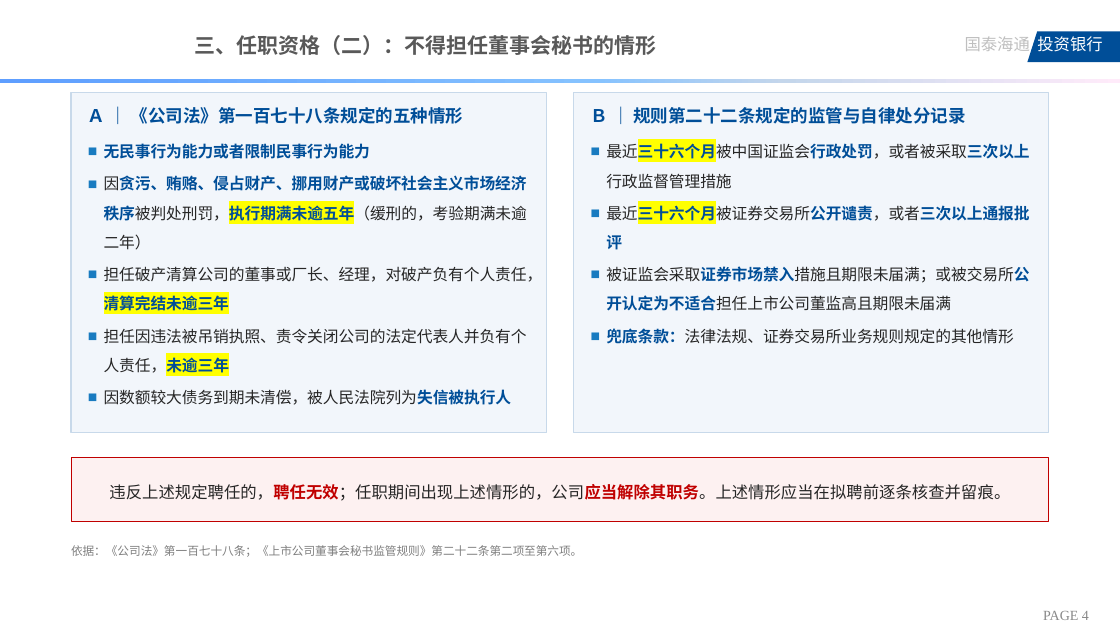
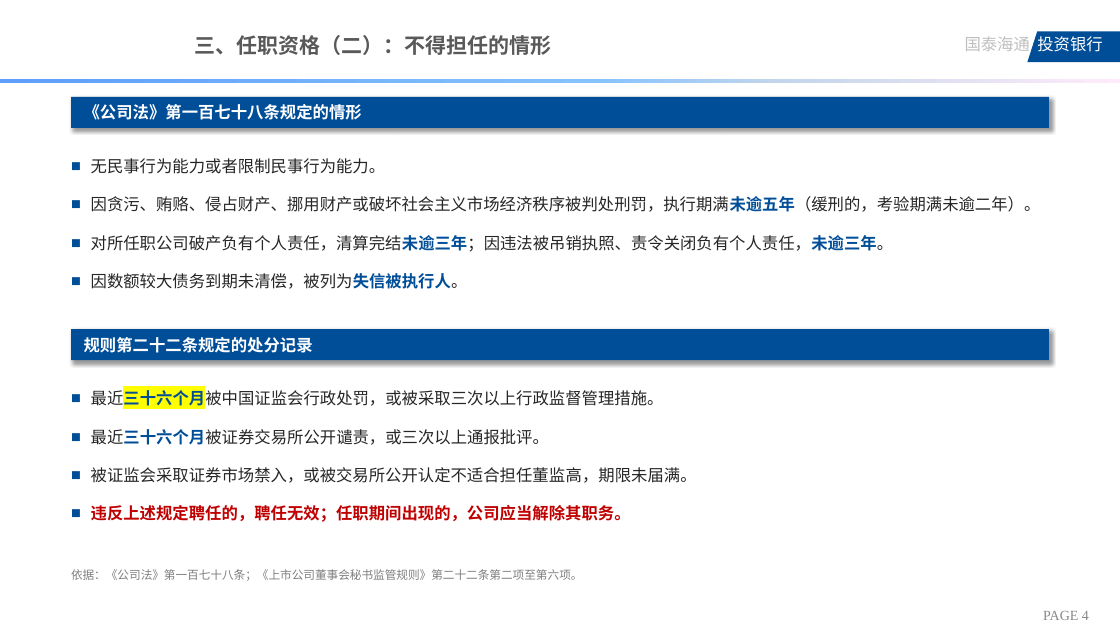
Before and after one commit to xid013-ux/JXD, a slide deck: slide 4 of output/上市公司董事会秘书选聘指引.pptx. Drawn at 1120x630 pixels with LibreOffice and Linux fonts; fonts in the diff are those of the drawing; background and template pictures are left out. Boxes give left, top, right and bottom in pixels: in the first picture for what was removed or moved away, otherwise in the second. Text is boxed around its words. In the diff, an @@ line names an element or a change of style, - is before the commit and + after.

```diff
--- a/output/上市公司董事会秘书选聘指引.pptx
+++ b/output/上市公司董事会秘书选聘指引.pptx
@@ text at bbox=[194, 35, 551, 55]: text changed @@
-三、任职资格（二）：不得担任董事会秘书的情形
+三、任职资格（二）：不得担任的情形
@@ rectangle added at bbox=[71, 97, 1049, 128], fill #004E98, 14 pt, text #FFFFFF, bold @@
+《公司法》第一百七十八条规定的情形
@@ rectangle removed at bbox=[574, 92, 1049, 433] @@
-Ｂ ｜ 规则第二十二条规定的监管与自律处分记录
-■ 最近三十六个月被中国证监会行政处罚，或者被采取三次以上行政监督管理措施
-■ 最近三十六个月被证券交易所公开谴责，或者三次以上通报批评
-■ 被证监会采取证券市场禁入措施且期限未届满；或被交易所公开认定为不适合担任上市公司董监高且期限未届满
-■ 兜底条款：法律法规、证券交易所业务规则规定的其他情形
@@ text "无民事行为能力或者限制民事行为能力。": place and size @@
-text "无民事行为能力或者限制民事行为能力。" at bbox=[71, 92, 547, 433]
+text "无民事行为能力或者限制民事行为能力。" at bbox=[91, 158, 1041, 289]
@@ text "无民事行为能力或者限制民事行为能力。" at bbox=[91, 158, 1041, 289]: fill #F2F6FB to none; outline #C8D9EA 1 pt to none @@
@@ text at bbox=[91, 158, 1041, 289]: text changed; size 13.5 to 14 pt @@
-Ａ ｜ 《公司法》第一百七十八条规定的五种情形
-■ 无民事行为能力或者限制民事行为能力
-■ 因贪污、贿赂、侵占财产、挪用财产或破坏社会主义市场经济秩序被判处刑罚，执行期满未逾五年（缓刑的，考验期满未逾二年）
-■ 担任破产清算公司的董事或厂长、经理，对破产负有个人责任，清算完结未逾三年
-■ 担任因违法被吊销执照、责令关闭公司的法定代表人并负有个人责任，未逾三年
-■ 因数额较大债务到期未清偿，被人民法院列为失信被执行人
+■ 无民事行为能力或者限制民事行为能力。
+■ 因贪污、贿赂、侵占财产、挪用财产或破坏社会主义市场经济秩序被判处刑罚，执行期满未逾五年（缓刑的，考验期满未逾二年）。
+■ 对所任职公司破产负有个人责任，清算完结未逾三年；因违法被吊销执照、责令关闭负有个人责任，未逾三年。
+■ 因数额较大债务到期未清偿，被列为失信被执行人。
@@ rectangle "规则第二十二条规定的处分记录": place and size @@
-rectangle "规则第二十二条规定的处分记录" at bbox=[71, 458, 1049, 523]
+rectangle "规则第二十二条规定的处分记录" at bbox=[71, 329, 1049, 360]
@@ rectangle "规则第二十二条规定的处分记录" at bbox=[71, 329, 1049, 360]: fill #FDF1F1 to #004E98; outline #C00000 0.75 pt to none; shadow on @@
@@ text in rectangle at bbox=[84, 337, 313, 353]: text changed; text colour #262626 to #FFFFFF; bold on @@
-违反上述规定聘任的，聘任无效；任职期间出现上述情形的，公司应当解除其职务。上述情形应当在拟聘前逐条核查并留痕。
+规则第二十二条规定的处分记录
@@ text added at bbox=[91, 388, 697, 522], 14 pt, text #262626 @@
+■ 最近三十六个月被中国证监会行政处罚，或被采取三次以上行政监督管理措施。
+■ 最近三十六个月被证券交易所公开谴责，或三次以上通报批评。
+■ 被证监会采取证券市场禁入，或被交易所公开认定不适合担任董监高，期限未届满。
+■ 违反上述规定聘任的，聘任无效；任职期间出现的，公司应当解除其职务。
@@ text "依据：《公司法》第一百七十八条；《上市公司董事会秘书监管规则》第二十二条第二项至第六项。": place and size @@
-text "依据：《公司法》第一百七十八条；《上市公司董事会秘书监管规则》第二十二条第二项至第六项。" at bbox=[71, 545, 582, 557]
+text "依据：《公司法》第一百七十八条；《上市公司董事会秘书监管规则》第二十二条第二项至第六项。" at bbox=[71, 569, 583, 581]
```
Also in this commit, not shown: 6 other slides changed.
